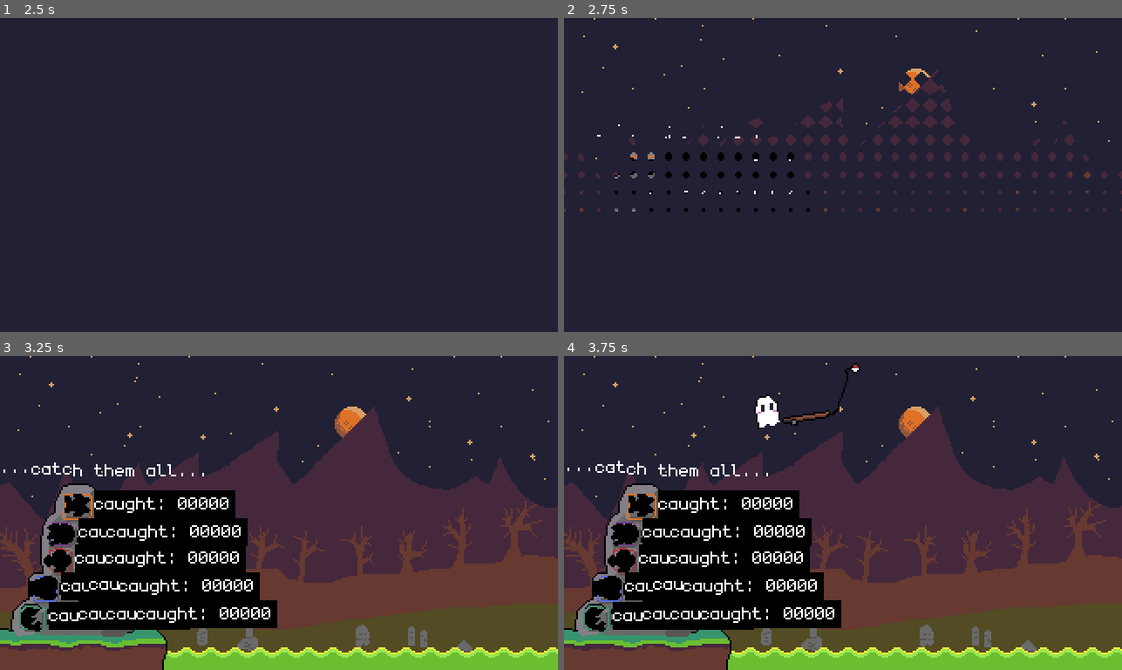
Above: before the commit, frames 1-4 (two rows, left to right).
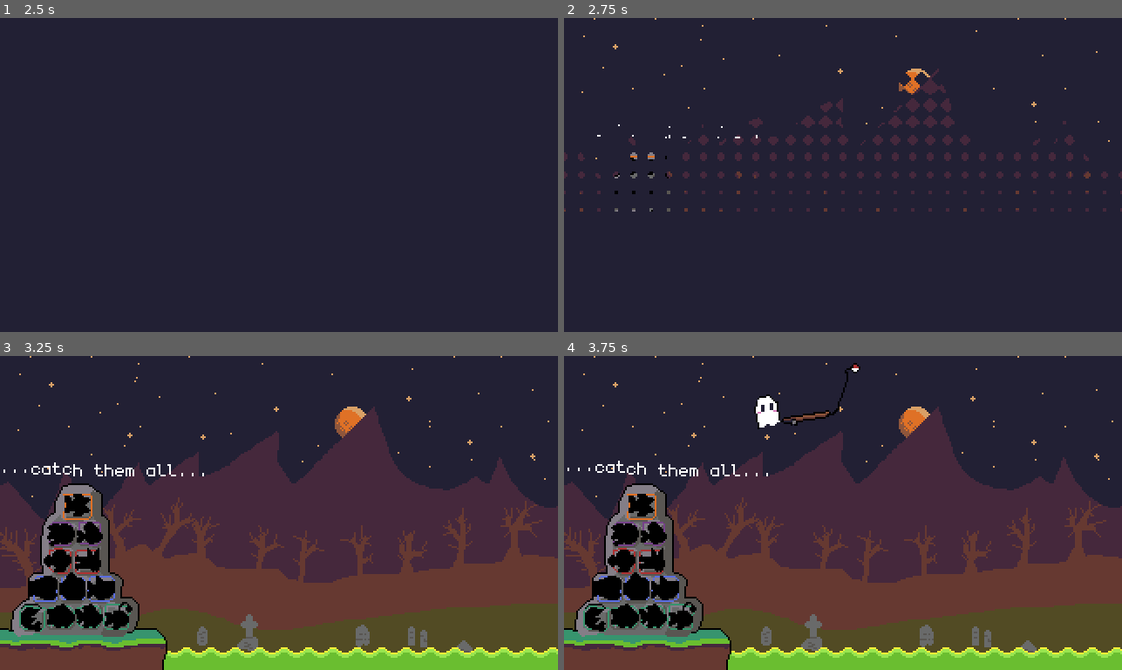
Above: after the commit, the same moments.

Repository: thomz12/LD58
Game: Godot game, scene res://scenes/game.tscn
The game is run twice, just before and just after one commit, with the same random seed, the same clock (stepped at 60 frames per second) and the same inputs.
Inputs (mouse positions are in pixels of both pictures, inside the frame that each line leads up to):
- Up to frame 1 (2.5 s): click "Play game" at 0.5 s; click "Play game" at 1.25 s; click "Play game" at 2 s
- Up to frame 2 (2.75 s): no input
- Up to frame 3 (3.25 s): move the mouse to (401, 497) at 2.77 s
- Up to frame 4 (3.75 s): tap Enter at 3.5 s; move the mouse to (731, 528) at 3.52 s

Frame 1 is identical in both runs. In frame 2, 0.5% of the frame differs, in the area x 15-45%, y 42-62%; in frame 3, 13%, in the area x 8-50%, y 42-88%; in frame 4, 13%.

Commit message:
Show time on pause

Diff:
--- a/ld-58/scenes/fishing/altar_image.tscn
+++ b/ld-58/scenes/fishing/altar_image.tscn
@@ -21,6 +21,7 @@
 debug_color = Color(2.5990605e-06, 0.59164864, 0.7475077, 0.41960785)
 
 [node name="RichTextLabel" type="RichTextLabel" parent="."]
+visible = false
 z_index = 100
 z_as_relative = false
 custom_minimum_size = Vector2(128, 0)
--- a/ld-58/scenes/game.tscn
+++ b/ld-58/scenes/game.tscn
@@ -35,6 +35,13 @@
 grow_vertical = 2
 mouse_filter = 2
 theme = ExtResource("3_lnu2h")
+
+[node name="LabelTime" type="Label" parent="CanvasLayer/PauseMenu"]
+unique_name_in_owner = true
+layout_mode = 0
+offset_right = 40.0
+offset_bottom = 13.0
+text = "00:00"
 
 [node name="ColorRect" type="ColorRect" parent="CanvasLayer/PauseMenu"]
 layout_mode = 1
@@ -81,3 +88,5 @@
 color = Color(0.13333334, 0.1254902, 0.20392157, 1)
 
 [connection signal="game_start" from="CanvasLayer/StartMenu" to="." method="_on_start_menu_game_start"]
+
+[editable path="Main"]
--- a/ld-58/scripts/game.gd
+++ b/ld-58/scripts/game.gd
@@ -1,9 +1,14 @@
 extends Node2D
 
 @onready var pause_menu: Control = %PauseMenu
+@onready var label_time: Label = %LabelTime
+
 @onready var start_menu: Control = %StartMenu
 @onready var canvas_layer: CanvasLayer = $CanvasLayer
 @onready var transition_color_rect: ColorRect = %TransitionColorRect
+
+@onready var hud: HUD = $Main/CanvasLayer/HUD
+
 
 var is_loading := false
 
@@ -14,6 +19,12 @@
 	if Input.is_action_just_pressed("pause"):
 		get_tree().paused = !get_tree().paused
 		pause_menu.visible = get_tree().paused
+		var time_elapsed = hud.game_time
+
+		var minutes = time_elapsed / 60
+		var seconds = fmod(time_elapsed, 60)
+
+		label_time.text = "%02d:%02d" % [minutes, seconds]
 
 
 func _on_start_menu_game_start() -> void:
